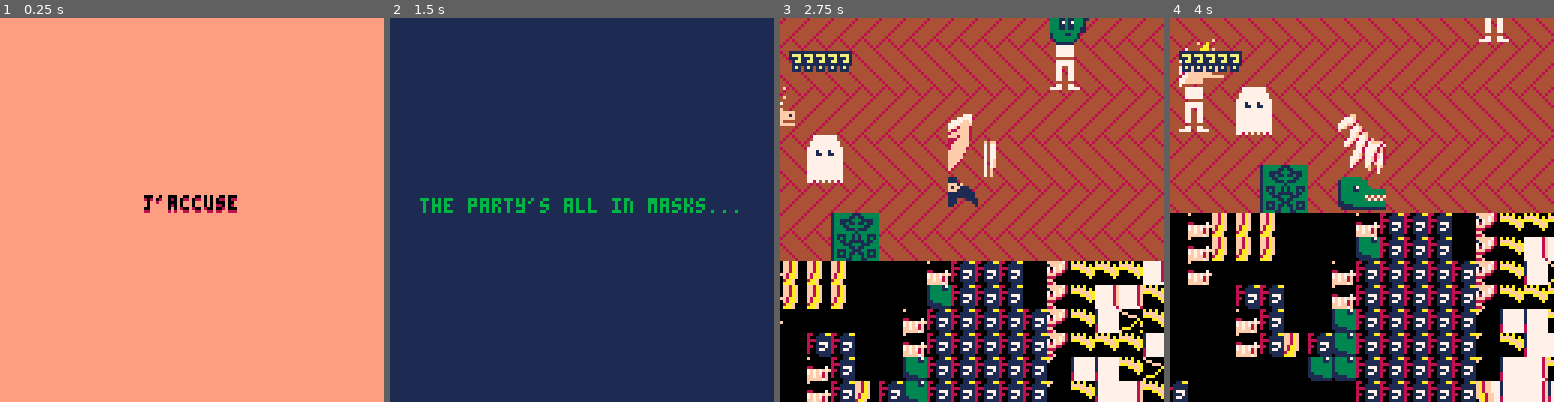
Above: before the commit, frames 1-4 (left to right).
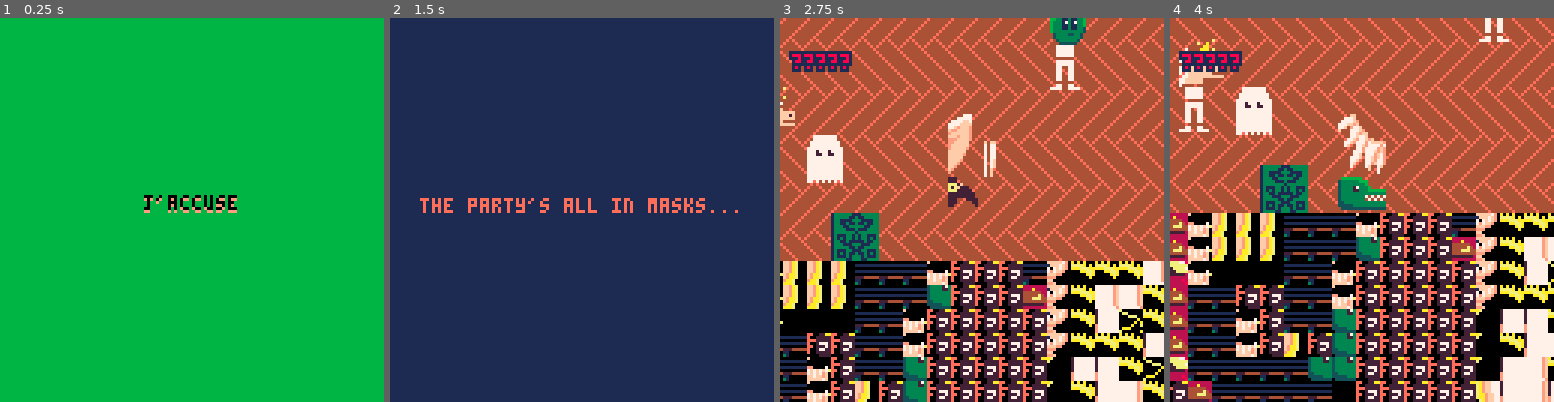
Above: after the commit, the same moments.

Repository: Alfie-Edwards/jaccuse
Game: PICO-8 cartridge game.p8
Two runs of this game, one before a commit and one after it. Both use one fixed random seed, a clock stepped at 60 frames per second and the inputs below.
Inputs (mouse positions are in pixels of both pictures, inside the frame that each line leads up to):
- Up to frame 1 (0.25 s): no input
- Up to frame 2 (1.5 s): tap X (X key) at 0.33, 1.07 s; click (670, 121) at 0.67 s; tap O (Z key) at 0.7 s; click (436, 267) at 1.22 s
- Up to frame 3 (2.75 s): hold Right 1.6-2.1 s; tap O (Z key) at 1.7, 2.1, 2.5 s; click (887, 114) at 1.77 s; tap X (X key) at 1.85 s; hold Up 2.15-2.42 s; click (952, 259) at 2.32 s; hold Right from 2.47 s (still down)
- Up to frame 4 (4 s): click (1404, 106) at 2.87 s; tap O (Z key) at 2.9, 3.3, 3.7 s; tap X (X key) at 2.97 s; release Right at 3.03 s; hold Left 3.08-3.58 s; click (1465, 256) at 3.42 s; hold Down 3.63-3.97 s; click (1231, 102) at 3.97 s

The runs differ from the first frame. In frame 1, 100% of the frame differs, in the area x 0-100%, y 0-100%; in frame 2, 1.2%; in frame 3, 23%; in frame 4, 28%.

Commit message:
mostly-correct colour palette

Diff:
--- a/sprites.lua
+++ b/sprites.lua
@@ -36,7 +36,7 @@
 				sspr(56, 32, 15, 16, x, y)
 			end),
 		small_alien = adv_sprite(function(x, y)
-				sspr(72, 32, 13, 16, x, y)
+				sspr(71, 32, 12, 16, x, y)
 			end),
 		small_horse = adv_sprite(function(x, y)
 				sspr(83, 32, 16, 16, x, y)
@@ -87,22 +87,40 @@
 function reset_palette()
 	pal()
 
-	pal(0, 0, 1)
-	pal(1, 1, 1)
-	pal(2, 130, 1)
-	pal(3, 3, 1)
-	pal(4, 4, 1)
-	pal(5, 8, 1)
-	pal(6, 131, 1)
-	pal(7, 7, 1)
-	pal(8, 135, 1)
-	pal(9, 139, 1)
-	pal(10, 10, 1)
-	pal(11, 143, 1)
-	pal(12, 142, 1)
-	pal(13, 13, 1)
-	pal(14, 136, 1)
-	pal(15, 15, 1)
+	-- pal(0, 0, 1)
+	-- pal(1, 1, 1)
+	-- pal(2, 130, 1)
+	-- pal(3, 3, 1)
+	-- pal(4, 4, 1)
+	-- pal(5, 8, 1)
+	-- pal(6, 131, 1)
+	-- pal(7, 7, 1)
+	-- pal(8, 135, 1)
+	-- pal(9, 139, 1)
+	-- pal(10, 10, 1)
+	-- pal(11, 143, 1)
+	-- pal(12, 142, 1)
+	-- pal(13, 13, 1)
+	-- pal(14, 136, 1)
+	-- pal(15, 15, 1)
+
+	pal(0,    0, 1)
+	pal(1,    1, 1)
+	pal(2,  130, 1)
+	pal(3,    3, 1)
+	pal(4,    4, 1)
+	pal(5,  131, 1)
+	pal(6,  135, 1)
+	pal(7,    7, 1)
+	pal(8,    8, 1)
+	pal(9,  142, 1)
+	pal(10,  10, 1)
+	pal(11, 139, 1)
+	pal(12, 136, 1)
+	pal(13,  13, 1)
+	pal(14, 143, 1)
+	pal(15,  15, 1)
+
 	palt(13, true)
 end
 
Not shown, changed: 120 lines of the sprite sheet (__gfx__) section of game.p8
